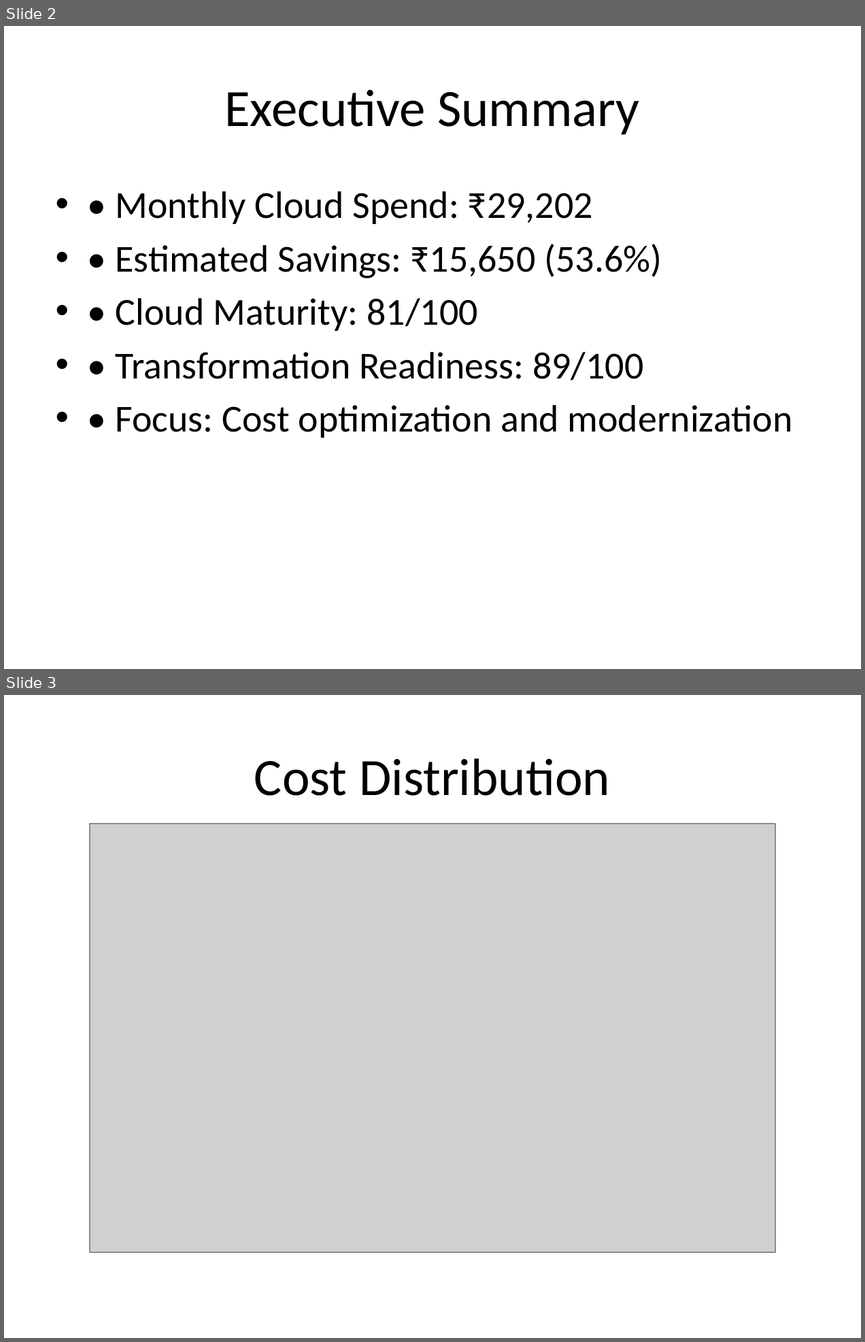
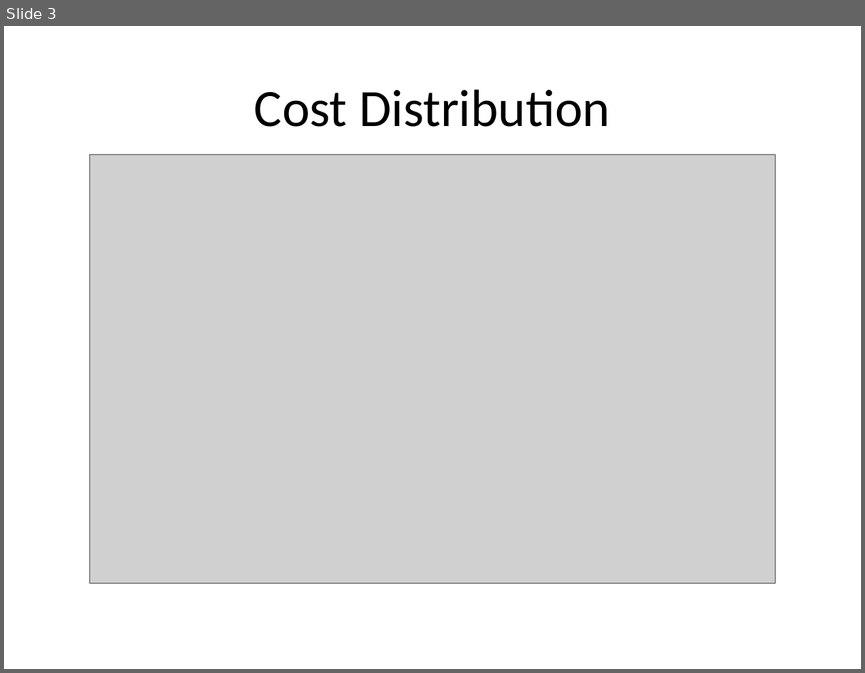
Before and after one commit to Sri2m-dev/AI-Cloud-Advisor, a slide deck: Admin_Portfolio_executive_presentation.pptx. Shown one above the other, each under a label of ours: slides 2 and 3 before the commit, slide 3 after it. The pictures are 865x1342 and 865x673 pixels, drawn with LibreOffice and Linux fonts; fonts in the diff are those of the drawing; grey boxes stand for pictures. Boxes give left, top, right and bottom in pixels: in the first picture for what was removed or moved away, otherwise in the second. Text is boxed around its words. In the diff, an @@ line names an element or a change of style, - is before the commit and + after.

```diff
--- a/Admin_Portfolio_executive_presentation.pptx
+++ b/Admin_Portfolio_executive_presentation.pptx
@@ slide 2 removed at box(4, 26, 861, 669), background #FFFFFF @@
@@ title removed at box(224, 89, 639, 135) @@
-Executive Summary
@@ text removed at box(115, 191, 793, 437) @@
-• • Monthly Cloud Spend: ₹29,202
-• • Estimated Savings: ₹15,650 (53.6%)
-• • Cloud Maturity: 81/100
-• • Transformation Readiness: 89/100
-• • Focus: Cost optimization and modernization
```
Also in this commit, not shown: 2 slides changed, 1 slide added, 36 other files.
